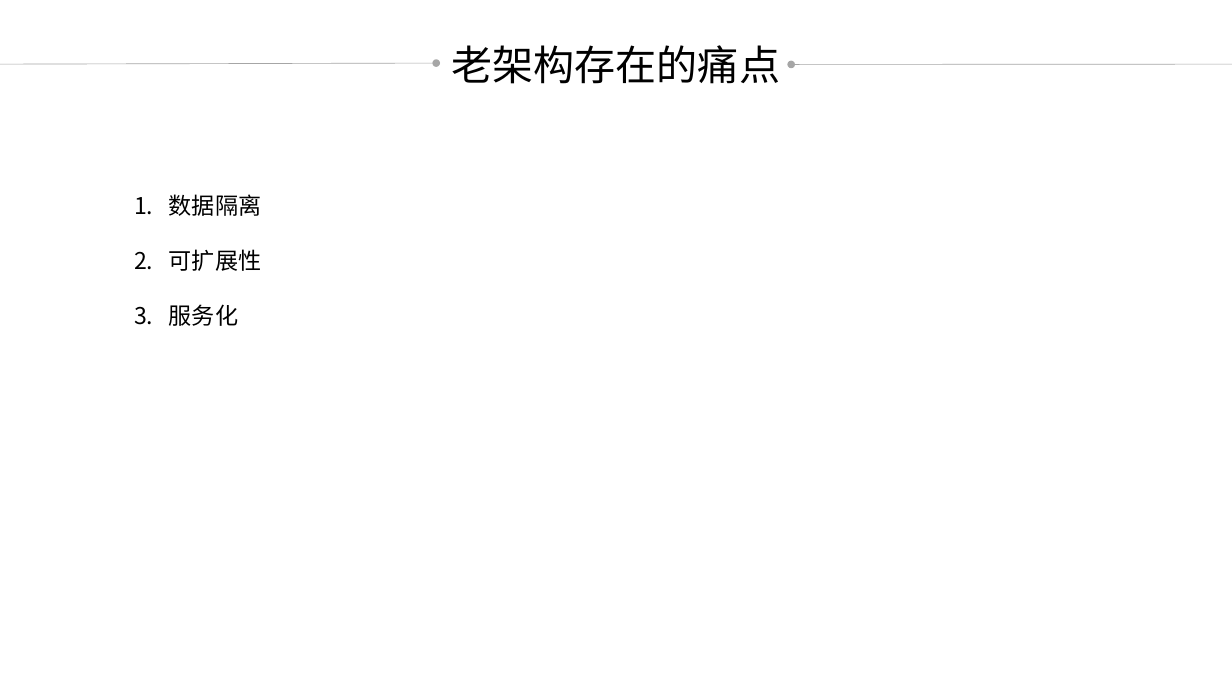
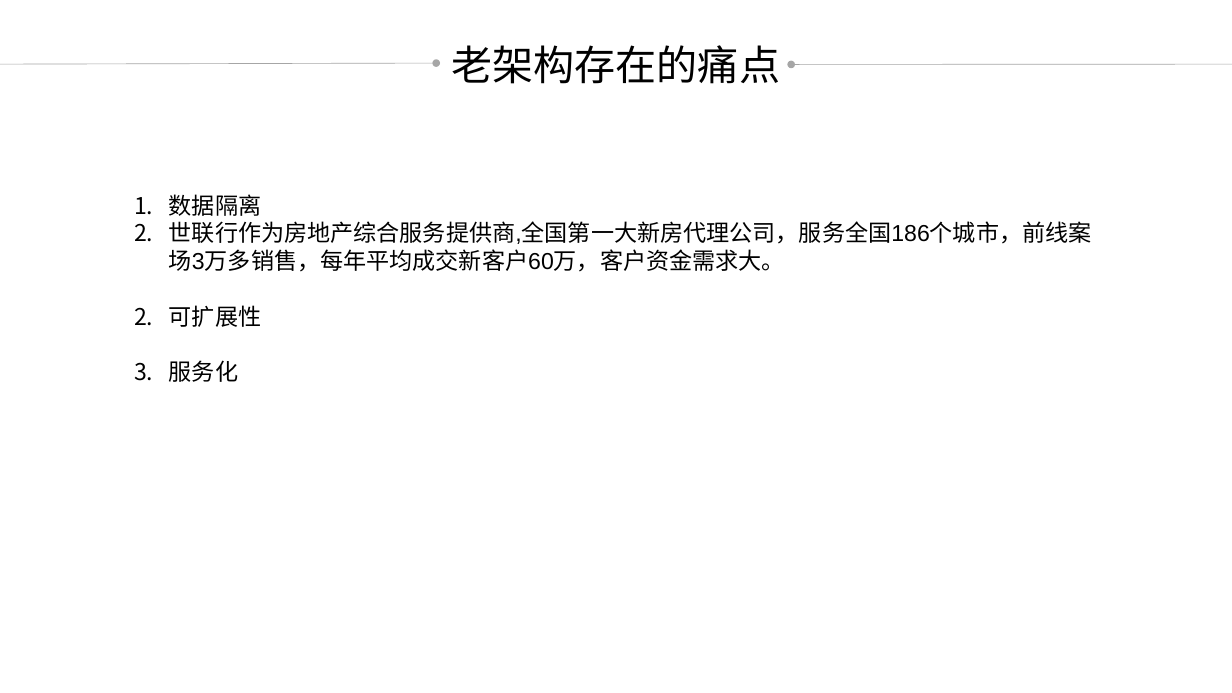
Before and after one commit to credit-loan-dev/credit-loan, a slide deck: slide 3 of design/doc/2018-09-20草稿.pptx. Drawn at 1232x693 pixels with LibreOffice and Linux fonts; fonts in the diff are those of the drawing. Boxes give left, top, right and bottom in pixels: in the first picture for what was removed or moved away, otherwise in the second. Text is boxed around its words. In the diff, an @@ line names an element or a change of style, - is before the commit and + after.

```diff
--- a/design/doc/2018-09-20草稿.pptx
+++ b/design/doc/2018-09-20草稿.pptx
@@ background #C7EDCC to #CAEACE @@
@@ text at (169,221,1092,272): paragraph added @@
+2. 世联行作为房地产综合服务提供商,全国第一大新房代理公司，服务全国186个城市，前线案场3万多销售，每年平均成交新客户60万，客户资金需求大。
```
Also in this commit, not shown: 9 other slides changed, 1 other file.
